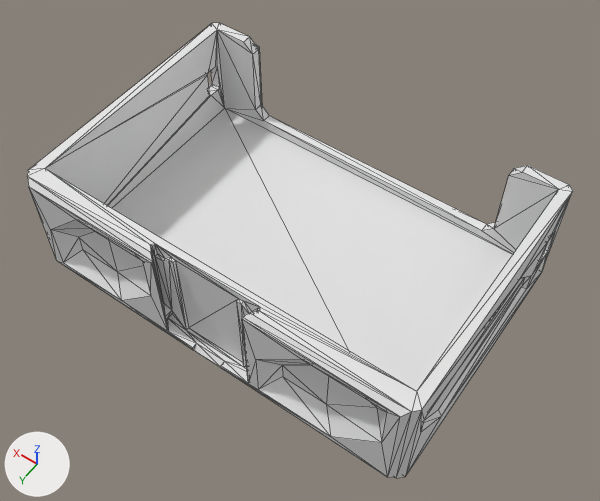
A saved change to the glTF model parts/59/DecorDrawer_59-1W-05H.lib.glb.
Before and after are seen from a 50 mm camera at (-54.2, 75.9, 122.0) aimed at (-2.3, 3.2, 7.9). The lights are fixed; the arrows at lower left show +X, +Y and +Z. The older version comes first. Mesh edges are drawn as thin lines. Where no turn or scale is listed for an object, it has been applied to the vertices. Vertices at exactly the same position are counted once.

Objects in the first picture: 'DecorDrawer_59-1W-05H'.
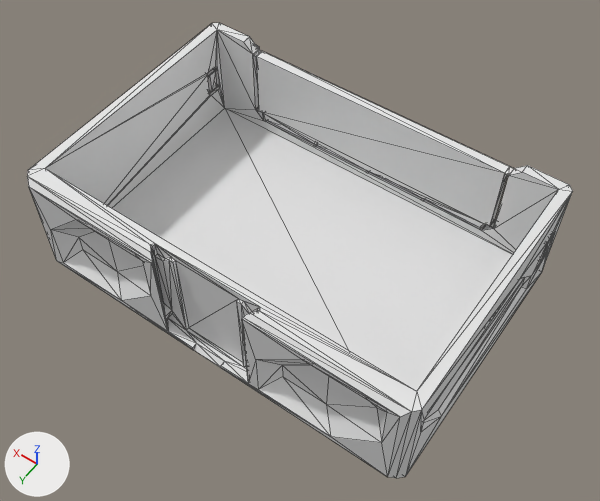
Pixel boxes [x1, y1, x2, y2] of what changed, in the pictures (600 x 501 px):
part 1 of me_decordrawer_59_1w_05h, added: after [542, 233, 554, 258]
part 2 of me_decordrawer_59_1w_05h, added: after [208, 68, 219, 93]
part 3 of me_decordrawer_59_1w_05h, added: after [253, 50, 514, 230]

The change in detail:
me_decordrawer_59_1w_05h is used by ob_decordrawer_59_1w_05h; location (0.0, 0.0, 11.0).
me_decordrawer_59_1w_05h had 304 vertices, 612 faces and spanned x -37.5..37.5, y -26.6..26.6, z -11.0..11.0.
me_decordrawer_59_1w_05h now has 412 vertices, 840 faces and spans x -37.5..37.5, y -26.6..26.6, z -11.0..11.0.
me_decordrawer_59_1w_05h part 1: a new loose piece of 24 vertices spanning x -37.5..-35.5, y -21.4..-18.3, z -2.2..2.2.
me_decordrawer_59_1w_05h part 2: a new loose piece of 24 vertices spanning x 35.5..37.5, y -21.4..-18.3, z -2.2..2.2.
Part 3, on me_decordrawer_59_1w_05h:
30 vertices are added at x -27.0..27.0, y -24.3..-22.4, z -7.0..8.8.
6 new vertices lie (0.8, 0.0, 0.0) away from vertices in x -27.0, y -24.3..-22.4, z -5.0..9.0.
8 new vertices lie (-0.8, 0.0, 0.0) away from vertices in x 27.0, y -24.3..-22.4, z -5.0..9.0.
16 new vertices lie (0.0, 1.9, 0.0) away from vertices in x -24.5..24.5, y -24.3, z -7.0..-6.4.
140 new faces join them.
